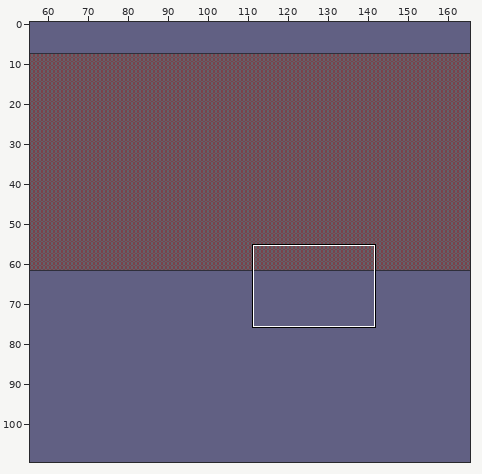
Tiled map -- Game/assets/Maps/test.tmx. Above, an overview of the earlier version with the close-up marked.
Close-up. Earlier state:
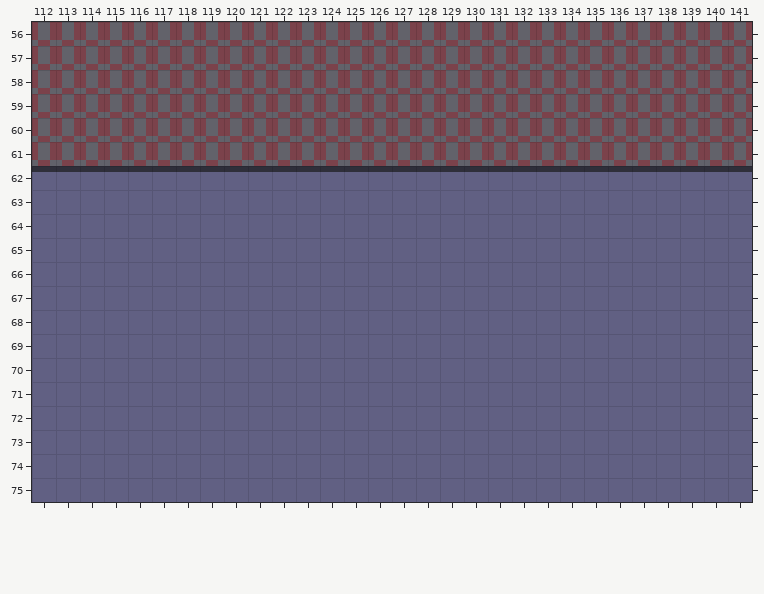
Cells are 4x4 px. Shown: x 112..141, y 56..75. The commit also changed other parts of the map, which this record leaves out.
And afterwards:
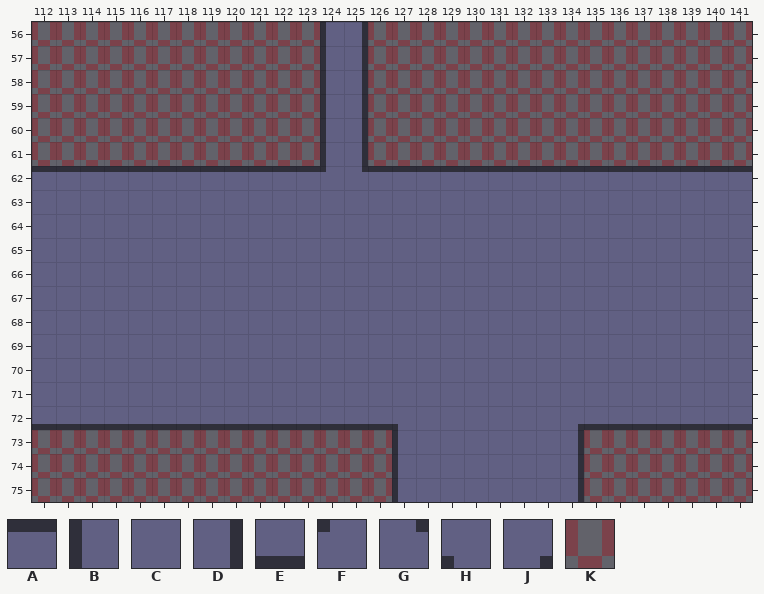
Key: from "ground": A 2, B 9, C 10, D 11, E 18, F 20, G 21, H 28, J 29; from "set": K 8.
_ is an empty cell.
Diff:
Layer "set":
Tile K gives way to one hidden under a higher layer in rows 56 to 61 at x 124 to 125.
Tile K now appears in rows 73 to 75 at x 112 to 126 and 135 to 141.
Layer "ground":
The author changed tile C to tile B in rows 73 to 75 at x 127.
Tile B now appears in rows 56 to 61 at x 124.
The author changed tile C to tile D in rows 73 to 75 at x 134.
Tile D now appears in rows 56 to 61 at x 125.
The author changed tile C to tile E in row 72 at x 112 to 126 and 135 to 141.
The author changed tile A to tile F in row 62 at x 124.
The author changed tile A to tile G in row 62 at x 125.
The author changed tile C to tile H in row 72 at x 127.
The author changed tile C to tile J in row 72 at x 134.
Tile C is removed in rows 73 to 75 at x 112 to 126 and 135 to 141.
